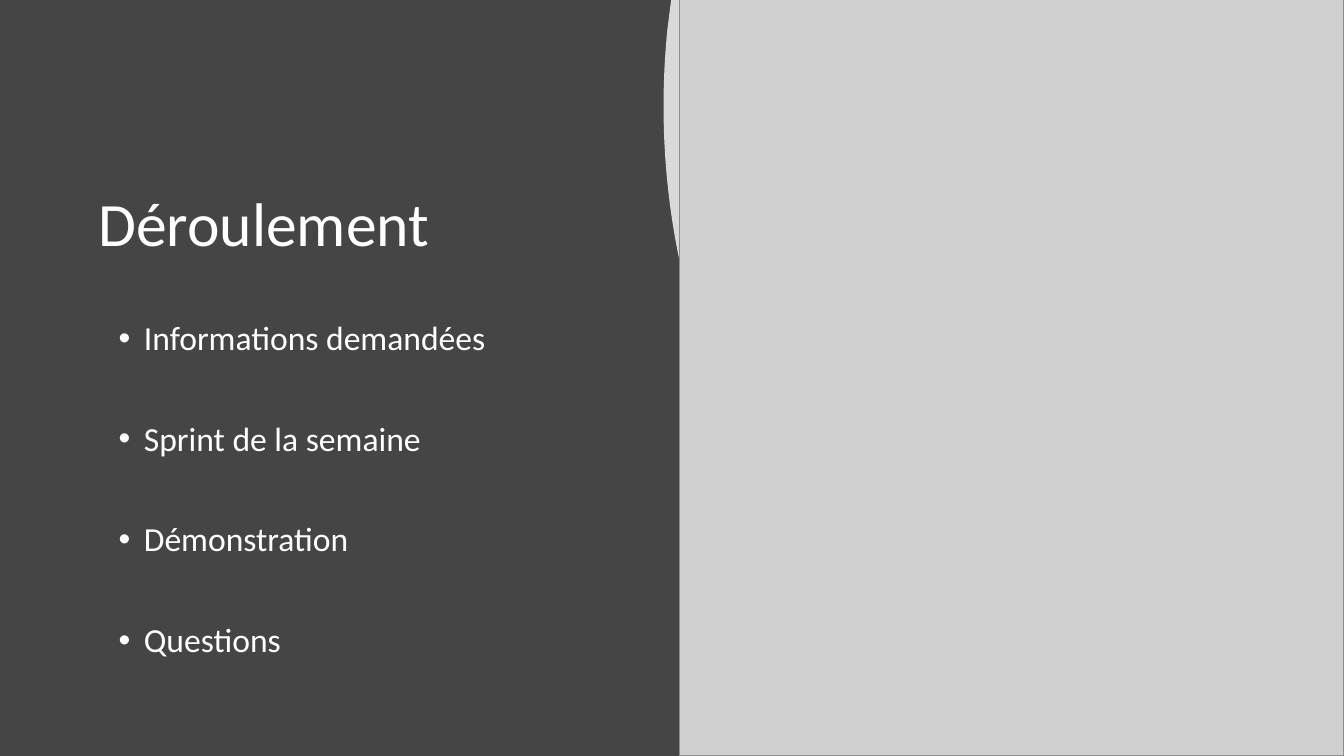
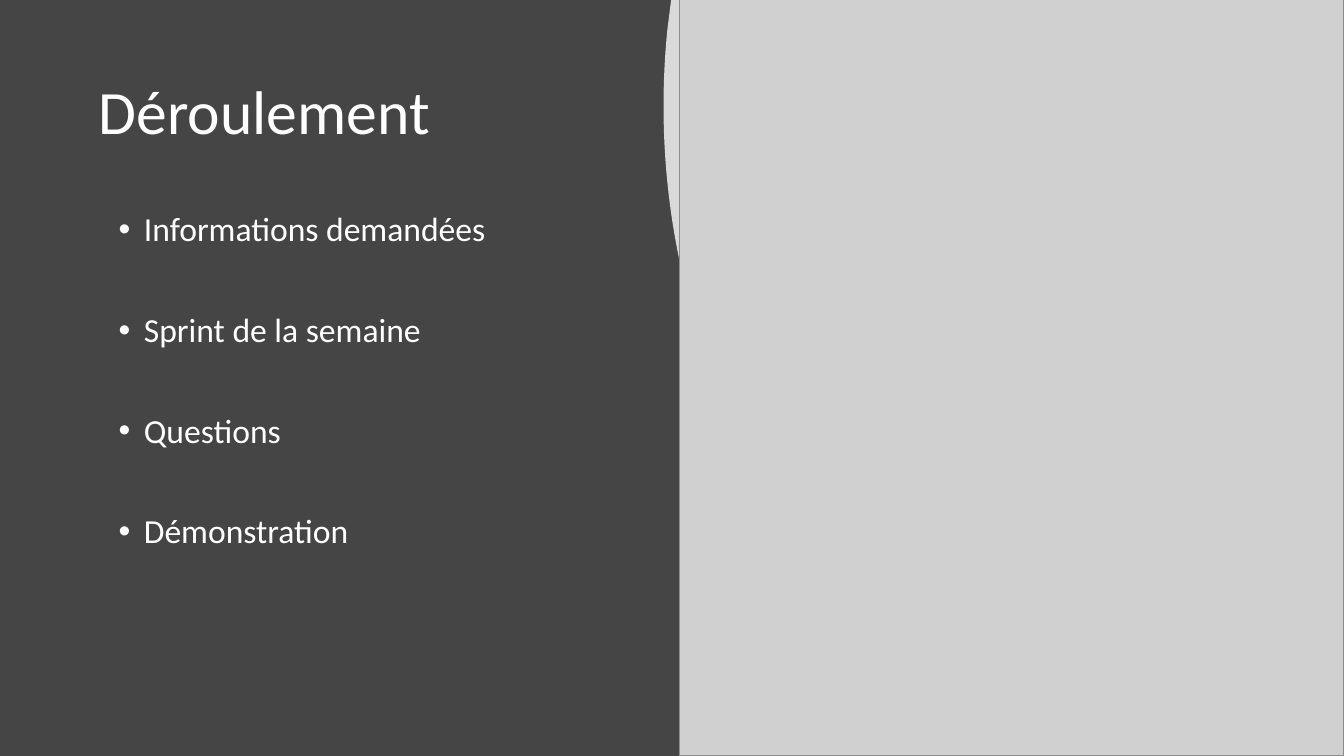
Before and after one commit to heptagonemedia/projet_imr, a slide deck: slide 2 of Présentations/septembre/18-09-2019/Présentation.pptx. Drawn at 1344x756 pixels with LibreOffice and Linux fonts; fonts in the diff are those of the drawing; grey boxes stand for pictures. Boxes give left, top, right and bottom in pixels: in the first picture for what was removed or moved away, otherwise in the second. Text is boxed around its words. In the diff, an @@ line names an element or a change of style, - is before the commit and + after.

```diff
--- a/Présentations/septembre/18-09-2019/Présentation.pptx
+++ b/Présentations/septembre/18-09-2019/Présentation.pptx
@@ title "Déroulement": place and size @@
-title "Déroulement" at (98,203,429,247)
+title "Déroulement" at (99,91,430,135)
@@ text "Informations demandées": place and size @@
-text "Informations demandées" at (144,326,485,657)
+text "Informations demandées" at (144,217,485,544)
@@ text at (144,420,281,448): paragraph added @@
+• Questions
@@ text at (144,629,281,657): paragraph removed @@
-• Questions
```
Also in this commit, not shown: 3 slides added, 2 other files.
